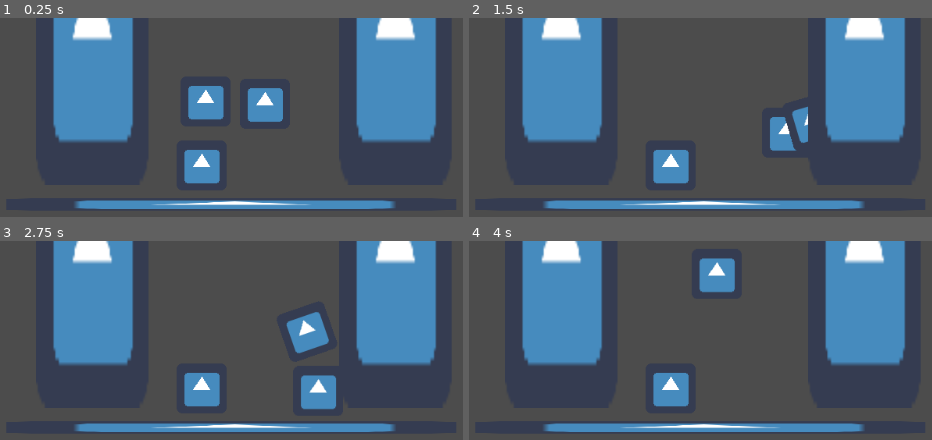
Above: before the commit, frames 1-4 (two rows, left to right).
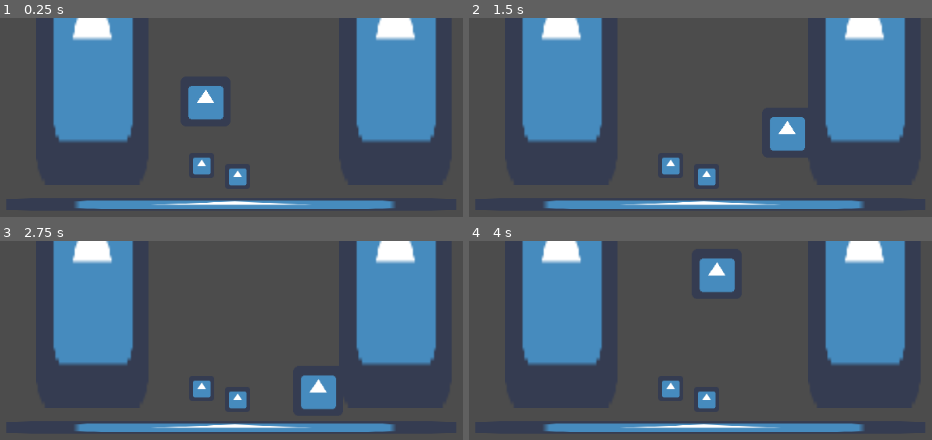
Above: after the commit, the same moments.

Repository: JosueAPF/Godot_movimiento2D
Game: Godot game, scene res://Main.tscn
The game is run twice, just before and just after one commit, with the same random seed, the same clock (stepped at 60 frames per second) and the same inputs. The engine's default icon, where the game draws it, is replaced by a stand-in: a white triangle on a blue panel in a dark square.
Inputs:
- Up to frame 1 (0.25 s): no input
- Up to frame 2 (1.5 s): tap Enter at 0.5 s; hold Right (ui_right) 0.53-1.28 s; hold Down (ui_down) from 1.28 s (still down)
- Up to frame 3 (2.75 s): release Down (ui_down) at 2.03 s; hold Right (ui_right) from 2.03 s (still down)
- Up to frame 4 (4 s): release Right (ui_right) at 2.78 s; hold Up (ui_up) 2.78-3.53 s; hold Left (ui_left) from 3.53 s (still down)

The runs differ from the first frame. In frame 1, 2.8% of the frame differs, in the area x 39-62%, y 35-85%; in frame 2, 2.0%; in frame 3, 2.8%, in the area x 39-72%, y 35-85%; in frame 4, 1.5%.

Commit message:
cambio a los bloques dinamicos para la rama1

Diff:
--- a/Main.tscn
+++ b/Main.tscn
@@ -34,25 +34,31 @@
 
 [node name="bloque" type="RigidBody2D" parent="."]
 position = Vector2( 200, 127 )
+scale = Vector2( 0.5, 0.5 )
 mass = 1.02041
 gravity_scale = 0.0
 
 [node name="Sprite" type="Sprite" parent="bloque"]
+scale = Vector2( 0.5, 0.5 )
 texture = ExtResource( 2 )
 
 [node name="CollisionShape2D" type="CollisionShape2D" parent="bloque"]
 position = Vector2( -0.5, 1 )
+scale = Vector2( 0.5, 0.5 )
 shape = SubResource( 2 )
 
 [node name="bloque2" type="RigidBody2D" parent="."]
-position = Vector2( 281, 48 )
+position = Vector2( 246, 141 )
+scale = Vector2( 0.5, 0.5 )
 gravity_scale = 0.0
 
 [node name="Sprite" type="Sprite" parent="bloque2"]
+scale = Vector2( 0.5, 0.5 )
 texture = ExtResource( 2 )
 
 [node name="CollisionShape2D" type="CollisionShape2D" parent="bloque2"]
 position = Vector2( -0.5, 1 )
+scale = Vector2( 0.5, 0.5 )
 shape = SubResource( 2 )
 
 [node name="StaticBody2D" type="StaticBody2D" parent="."]
